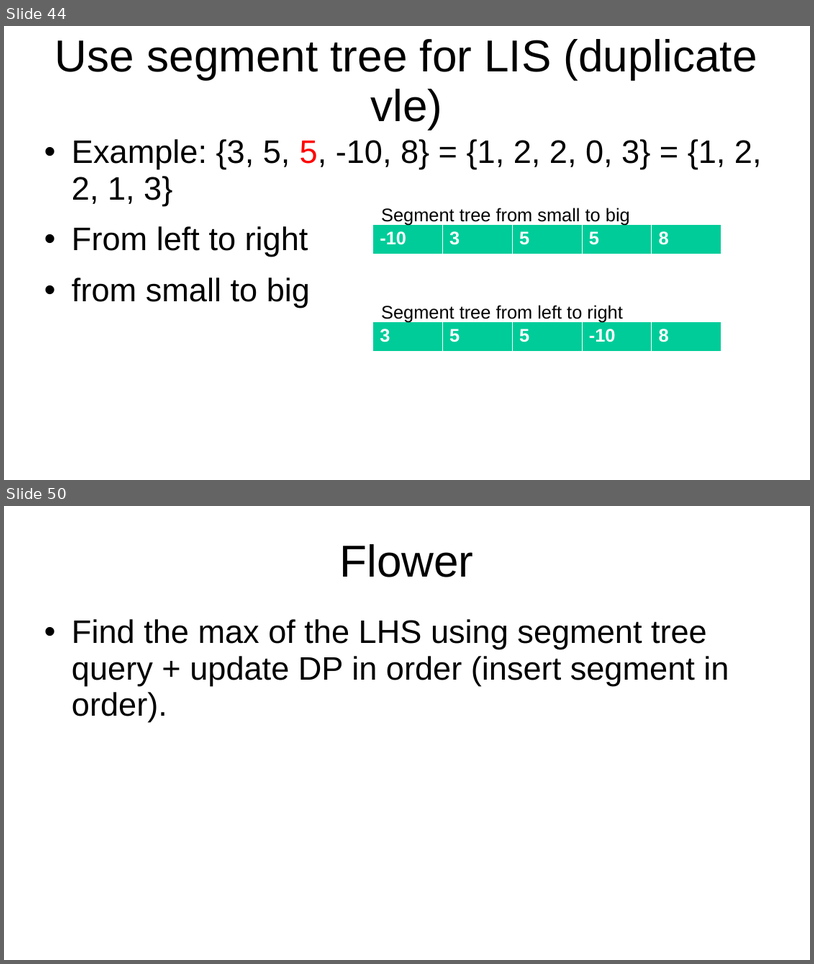
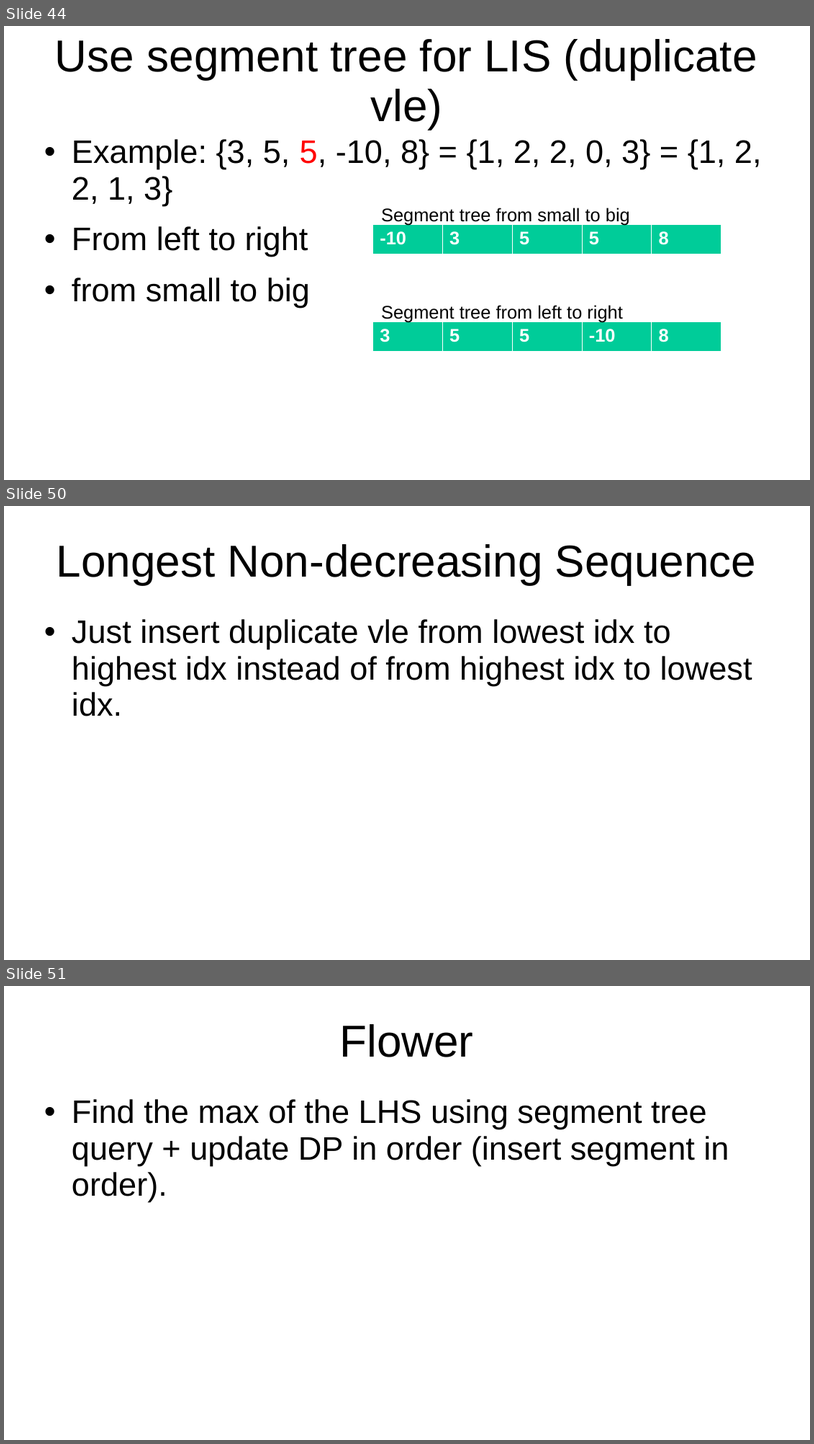
Before and after one commit to kindaichinisan/CompetitiveProgramming, a slide deck: MyCode/competitive_programming.ppt. Shown one above the other, each under a label of ours: slides 44 and 50 before the commit, slides 44, 50 and 51 after it; the slides between them are not shown. The pictures are 814x964 and 814x1444 pixels, drawn with LibreOffice and Linux fonts; fonts in the diff are those of the drawing. Boxes give left, top, right and bottom in pixels: in the first picture for what was removed or moved away, otherwise in the second. Text is boxed around its words. In the diff, an @@ line names an element or a change of style, - is before the commit and + after.

Commit message:
update ppt and LIS

```diff
--- a/MyCode/competitive_programming.ppt
+++ b/MyCode/competitive_programming.ppt
@@ slide 50 added at (x1=4, y1=506, x2=810, y2=960), background #FFFFFF @@
@@ title added at (x1=57, y1=544, x2=756, y2=584), 44 pt, text #000000 @@
+Longest Non-decreasing Sequence
@@ text added at (x1=72, y1=619, x2=753, y2=716), 32 pt, text #000000 @@
+• Just insert duplicate vle from lowest idx to highest idx instead of from highest idx to lowest idx.
@@ what was slide 50 is now slide 51 @@
```
Also in this commit, not shown: 10 slides changed, 1 other file.
